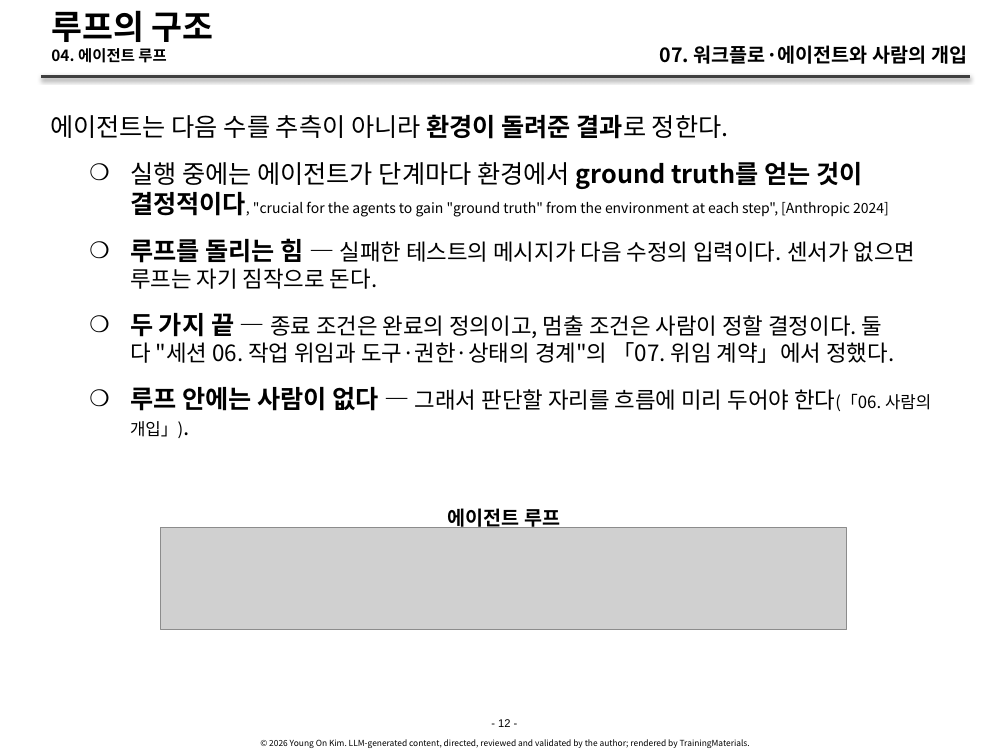
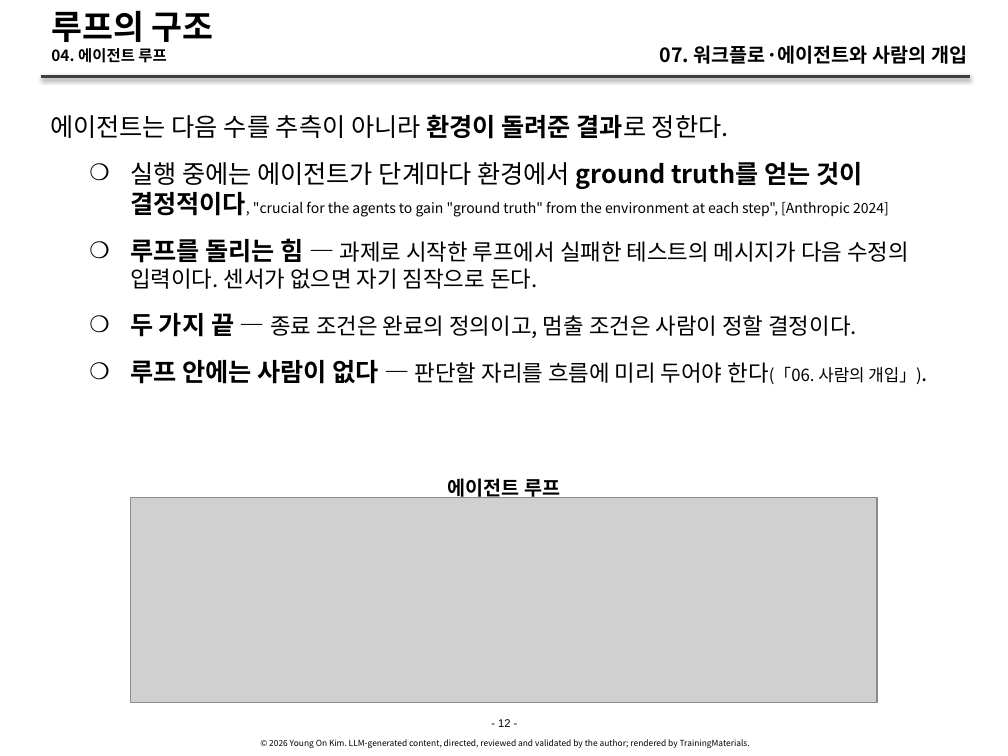
Before and after one commit to YoungSan77/TrainingMaterials, a slide deck: slide 12 of courses/ai-native/sessions/s07.pptx. Drawn at 1008x756 pixels with LibreOffice and Linux fonts; fonts in the diff are those of the drawing; grey boxes stand for pictures. Boxes give left, top, right and bottom in pixels: in the first picture for what was removed or moved away, otherwise in the second. Text is boxed around its words. In the diff, an @@ line names an element or a change of style, - is before the commit and + after.

```diff
--- a/courses/ai-native/sessions/s07.pptx
+++ b/courses/ai-native/sessions/s07.pptx
@@ text at <box>130,238,921,384</box>: text changed @@
-    ❍ 루프를 돌리는 힘 — 실패한 테스트의 메시지가 다음 수정의 입력이다. 센서가 없으면 루프는 자기 짐작으로 돈다.
-    ❍ 두 가지 끝 — 종료 조건은 완료의 정의이고, 멈출 조건은 사람이 정할 결정이다. 둘 다 "세션 06. 작업 위임과 도구·권한·상태의 경계"의 「07. 위임 계약」에서 정했다.
-    ❍ 루프 안에는 사람이 없다 — 그래서 판단할 자리를 흐름에 미리 두어야 한다(「06. 사람의 개입」).
+    ❍ 루프를 돌리는 힘 — 과제로 시작한 루프에서 실패한 테스트의 메시지가 다음 수정의 입력이다. 센서가 없으면 자기 짐작으로 돈다.
+    ❍ 두 가지 끝 — 종료 조건은 완료의 정의이고, 멈출 조건은 사람이 정할 결정이다.
+    ❍ 루프 안에는 사람이 없다 — 판단할 자리를 흐름에 미리 두어야 한다(「06. 사람의 개입」).
@@ text "에이전트 루프": place and size @@
-text "에이전트 루프" at <box>447,505,560,528</box>
+text "에이전트 루프" at <box>447,475,560,498</box>
@@ picture: place and size @@
-picture at <box>161,527,848,630</box>
+picture at <box>131,497,877,703</box>
```
Also in this commit, not shown: 8 other slides changed, 29 other files.
